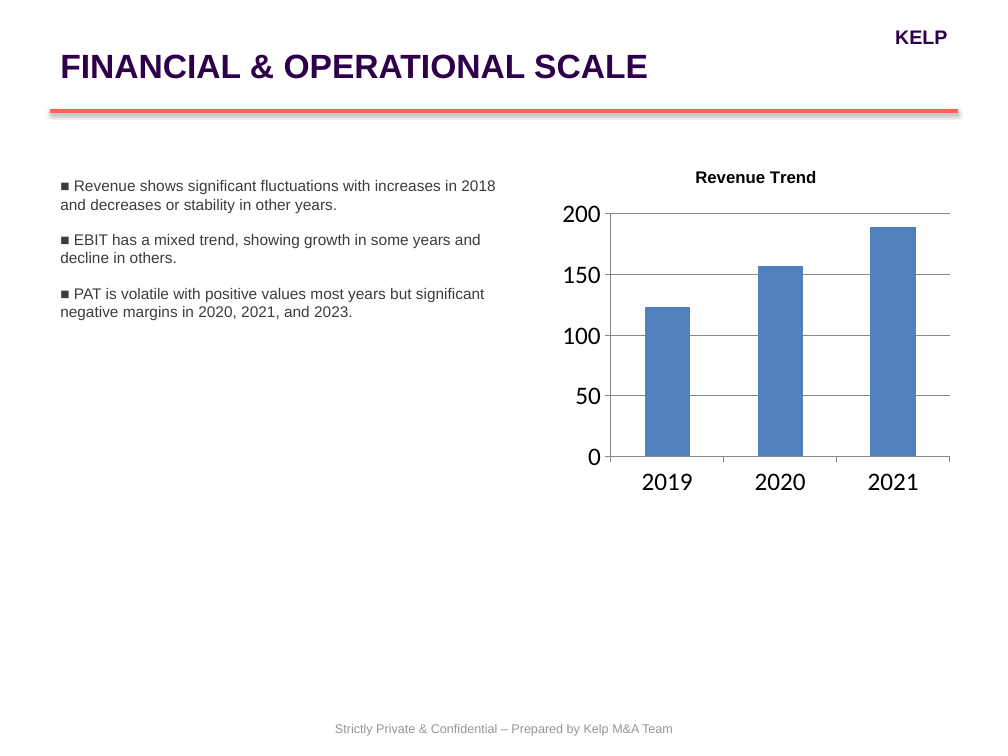
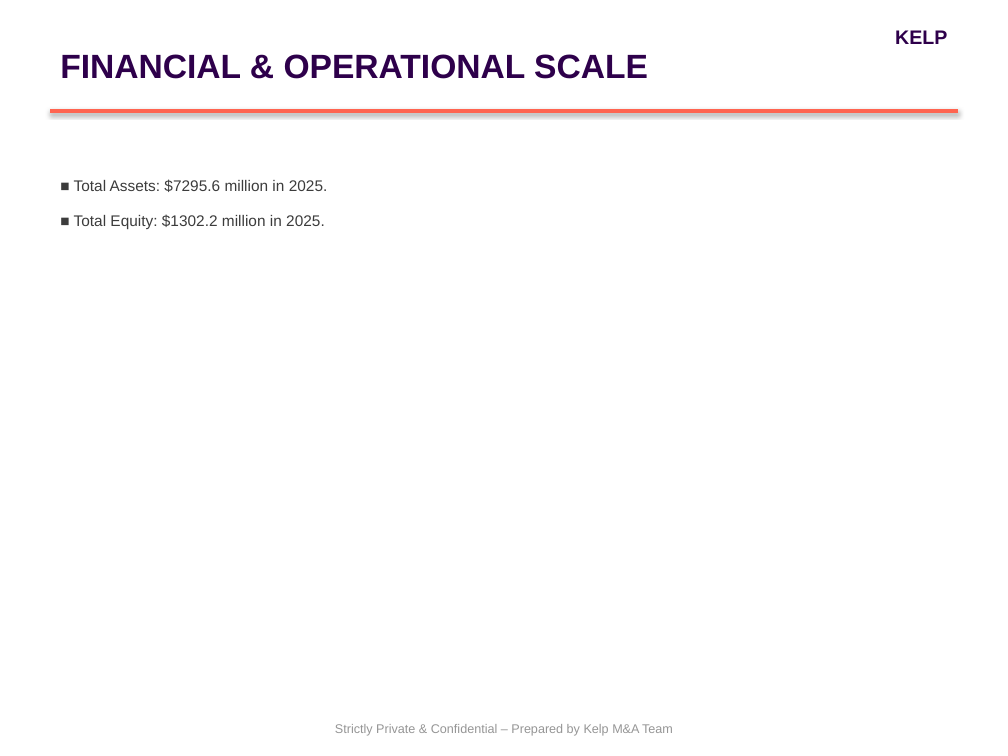
Before and after one commit to PiyushiAnand/Doc_to_PPT, a slide deck: slide 3 of Blind_Teaser_Gati_Final.pptx. Drawn at 1008x756 pixels with LibreOffice and Linux fonts; fonts in the diff are those of the drawing. Boxes give left, top, right and bottom in pixels: in the first picture for what was removed or moved away, otherwise in the second. Text is boxed around its words. In the diff, an @@ line names an element or a change of style, - is before the commit and + after.

```diff
--- a/Blind_Teaser_Gati_Final.pptx
+++ b/Blind_Teaser_Gati_Final.pptx
@@ text at [74,179,328,229]: text changed @@
-■ Revenue shows significant fluctuations with increases in 2018 and decreases or stability in other years.
-■ EBIT has a mixed trend, showing growth in some years and decline in others.
-■ PAT is volatile with positive values most years but significant negative margins in 2020, 2021, and 2023.
+■ Total Assets: $7295.6 million in 2025.
+■ Total Equity: $1302.2 million in 2025.
@@ column chart removed at [554,151,958,504] @@
-title "Revenue Trend"
-categories: 2019, 2020, 2021
-Series 1: 123, 157, 189
```
Also in this commit, not shown: 2 other slides changed, 9 other files.
